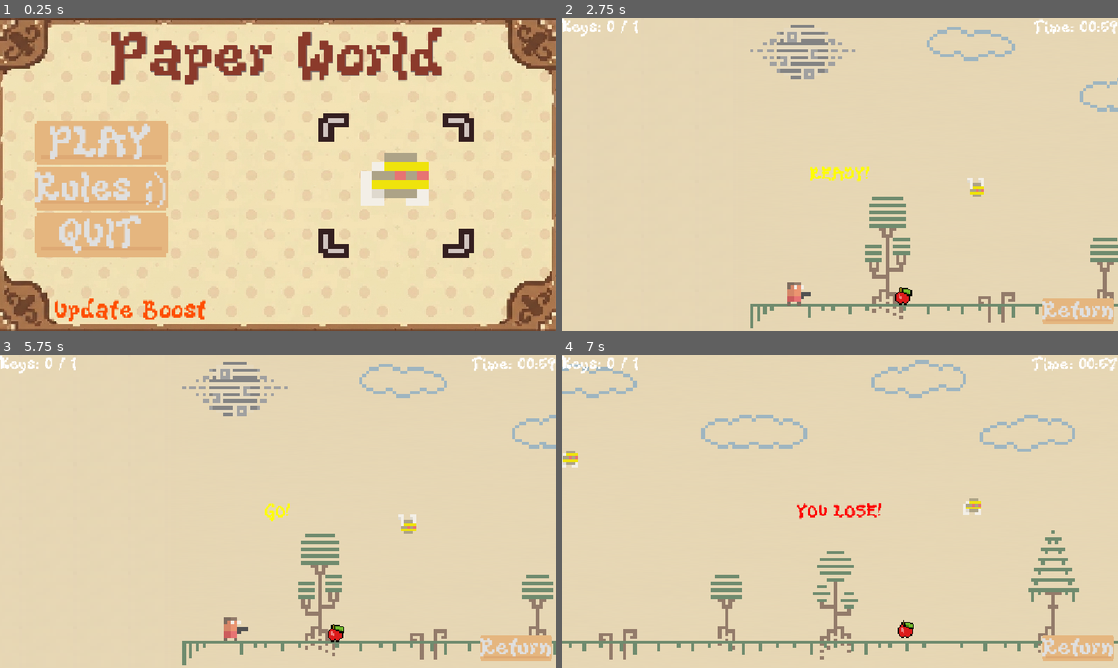
Above: before the commit, frames 1-4 (two rows, left to right).
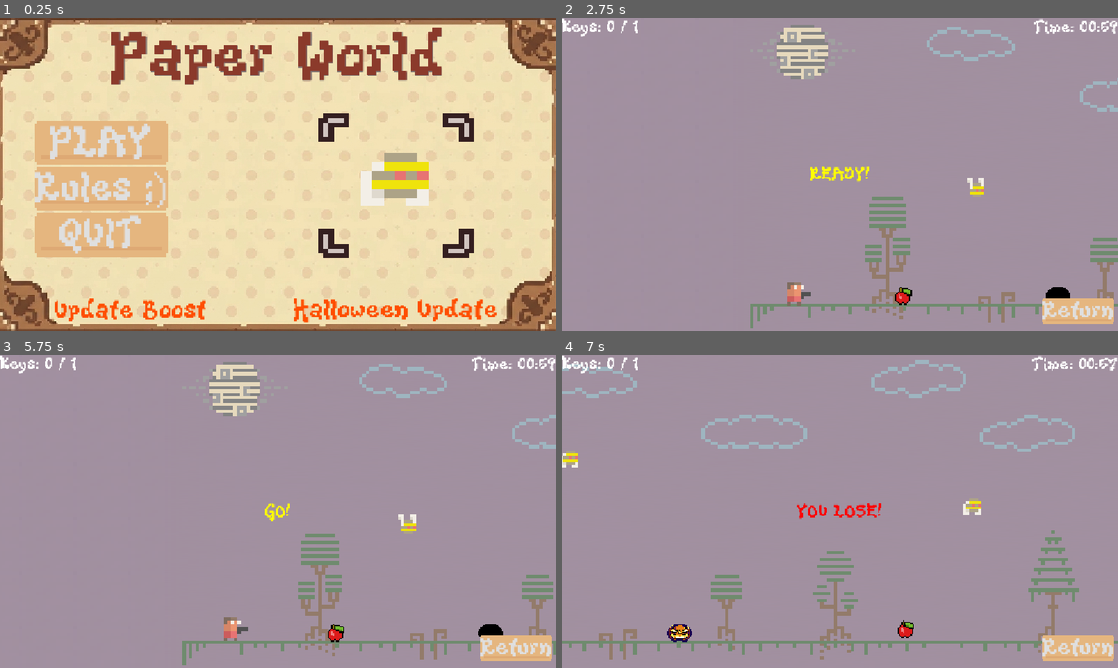
Above: after the commit, the same moments.

Repository: AhmedAlaa999/Paper-World
Game: Godot game, scene res://main_menu.tscn
Two runs of this game, one before a commit and one after it. Both use one fixed random seed, a clock stepped at 60 frames per second and the inputs below. Sound files missing from this copy of the repository are replaced by a short silence.
Inputs (mouse positions are in pixels of both pictures, inside the frame that each line leads up to):
- Up to frame 1 (0.25 s): no input
- Up to frame 2 (2.75 s): click "PLAY" at 0.5 s; click "Return" at 1.25 s; click "PLAY" at 2 s
- Up to frame 3 (5.75 s): tap Enter at 2.75, 4.25 s; move the mouse to (400, 495) at 2.77 s; hold Right (move_right) 2.78-4.28 s; tap Alt at 2.85, 4.35 s; click (400, 495) at 2.92 s; tap Space (jump) at 3.02, 3.5, 3.77, 5, 5.27 s; move the mouse to (166, 527) at 3.52 s; tap Shift at 3.6, 5.1 s; move the mouse to (333, 442) at 4.27 s; hold Left (move_left) 4.28-5.03 s; move the mouse to (250, 574) at 5.02 s; hold Right (move_right) from 5.03 s (still down); click (250, 574) at 5.17 s
- Up to frame 4 (7 s): move the mouse to (1006, 558) at 5.77 s; tap Alt at 5.85 s; tap Space (jump) at 6.02, 6.77 s; move the mouse to (673, 464) at 6.52 s; release Right (move_right) at 6.53 s; hold Left (move_left) from 6.53 s (still down); tap Shift at 6.6 s

The runs differ from the first frame. In frame 1, 1.0% of the frame differs, in the area x 52-90%, y 89-98%; in frame 2, 94%; in frame 3, 94%, in the area x 0-100%, y 0-100%; in frame 4, 93%.

Commit message:
Halloween Update

Diff:
--- /dev/null
+++ b/Halo.tscn
@@ -0,0 +1,209 @@
+[gd_scene format=3 uid="uid://rgmhaj5hrt7"]
+
+[ext_resource type="Texture2D" uid="uid://jt13xylfjpyw" path="res://Halloween Special Effects/Halloween VFX 1.png" id="1_yadg7"]
+
+[sub_resource type="AtlasTexture" id="AtlasTexture_jqktr"]
+atlas = ExtResource("1_yadg7")
+region = Rect2(0, 0, 48, 48)
+
+[sub_resource type="AtlasTexture" id="AtlasTexture_qsuek"]
+atlas = ExtResource("1_yadg7")
+region = Rect2(48, 0, 48, 48)
+
+[sub_resource type="AtlasTexture" id="AtlasTexture_gnpwn"]
+atlas = ExtResource("1_yadg7")
+region = Rect2(96, 0, 48, 48)
+
+[sub_resource type="AtlasTexture" id="AtlasTexture_a6q8h"]
+atlas = ExtResource("1_yadg7")
+region = Rect2(144, 0, 48, 48)
+
+[sub_resource type="AtlasTexture" id="AtlasTexture_yuu6l"]
+atlas = ExtResource("1_yadg7")
+region = Rect2(192, 0, 48, 48)
+
+[sub_resource type="AtlasTexture" id="AtlasTexture_cmb77"]
+atlas = ExtResource("1_yadg7")
+region = Rect2(240, 0, 48, 48)
+
+[sub_resource type="AtlasTexture" id="AtlasTexture_nu3ea"]
+atlas = ExtResource("1_yadg7")
+region = Rect2(288, 0, 48, 48)
+
+[sub_resource type="AtlasTexture" id="AtlasTexture_13mkg"]
+atlas = ExtResource("1_yadg7")
+region = Rect2(336, 0, 48, 48)
+
+[sub_resource type="AtlasTexture" id="AtlasTexture_inn0m"]
+atlas = ExtResource("1_yadg7")
+region = Rect2(384, 0, 48, 48)
+
+[sub_resource type="AtlasTexture" id="AtlasTexture_2djnv"]
+atlas = ExtResource("1_yadg7")
+region = Rect2(432, 0, 48, 48)
+
+[sub_resource type="AtlasTexture" id="AtlasTexture_i0q31"]
+atlas = ExtResource("1_yadg7")
+region = Rect2(480, 0, 48, 48)
+
+[sub_resource type="AtlasTexture" id="AtlasTexture_jdl81"]
+atlas = ExtResource("1_yadg7")
+region = Rect2(528, 0, 48, 48)
+
+[sub_resource type="AtlasTexture" id="AtlasTexture_2ug1u"]
+atlas = ExtResource("1_yadg7")
+region = Rect2(576, 0, 48, 48)
+
+[sub_resource type="AtlasTexture" id="AtlasTexture_4mt6y"]
+atlas = ExtResource("1_yadg7")
+region = Rect2(624, 0, 48, 48)
+
+[sub_resource type="AtlasTexture" id="AtlasTexture_4lehd"]
+atlas = ExtResource("1_yadg7")
+region = Rect2(672, 0, 48, 48)
+
+[sub_resource type="AtlasTexture" id="AtlasTexture_nm4uk"]
+atlas = ExtResource("1_yadg7")
+region = Rect2(720, 0, 48, 48)
+
+[sub_resource type="AtlasTexture" id="AtlasTexture_kj355"]
+atlas = ExtResource("1_yadg7")
+region = Rect2(768, 0, 48, 48)
+
+[sub_resource type="AtlasTexture" id="AtlasTexture_qava1"]
+atlas = ExtResource("1_yadg7")
+region = Rect2(816, 0, 48, 48)
+
+[sub_resource type="AtlasTexture" id="AtlasTexture_54yj5"]
+atlas = ExtResource("1_yadg7")
+region = Rect2(864, 0, 48, 48)
+
+[sub_resource type="AtlasTexture" id="AtlasTexture_7jmgo"]
+atlas = ExtResource("1_yadg7")
+region = Rect2(912, 0, 48, 48)
+
+[sub_resource type="AtlasTexture" id="AtlasTexture_4y8dy"]
+atlas = ExtResource("1_yadg7")
+region = Rect2(960, 0, 48, 48)
+
+[sub_resource type="AtlasTexture" id="AtlasTexture_qwe5q"]
+atlas = ExtResource("1_yadg7")
+region = Rect2(1008, 0, 48, 48)
+
+[sub_resource type="AtlasTexture" id="AtlasTexture_y73wq"]
+atlas = ExtResource("1_yadg7")
+region = Rect2(1056, 0, 48, 48)
+
+[sub_resource type="AtlasTexture" id="AtlasTexture_rodxr"]
+atlas = ExtResource("1_yadg7")
+region = Rect2(1104, 0, 48, 48)
+
+[sub_resource type="AtlasTexture" id="AtlasTexture_vn5n8"]
+atlas = ExtResource("1_yadg7")
+region = Rect2(1152, 0, 48, 48)
+
+[sub_resource type="AtlasTexture" id="AtlasTexture_tnaxv"]
+atlas = ExtResource("1_yadg7")
+region = Rect2(1200, 0, 48, 48)
+
+[sub_resource type="AtlasTexture" id="AtlasTexture_aidan"]
+atlas = ExtResource("1_yadg7")
+region = Rect2(1248, 0, 48, 48)
+
+[sub_resource type="SpriteFrames" id="SpriteFrames_dv7cx"]
+animations = [{
+"frames": [{
+"duration": 1.0,
+"texture": SubResource("AtlasTexture_jqktr")
+}, {
+"duration": 1.0,
+"texture": SubResource("AtlasTexture_qsuek")
+}, {
+"duration": 1.0,
+"texture": SubResource("AtlasTexture_gnpwn")
+}, {
+"duration": 1.0,
+"texture": SubResource("AtlasTexture_a6q8h")
+}, {
+"duration": 1.0,
+"texture": SubResource("AtlasTexture_yuu6l")
+}, {
+"duration": 1.0,
+"texture": SubResource("AtlasTexture_cmb77")
+}, {
+"duration": 1.0,
+"texture": SubResource("AtlasTexture_nu3ea")
+}, {
+"duration": 1.0,
+"texture": SubResource("AtlasTexture_13mkg")
+}, {
+"duration": 1.0,
+"texture": SubResource("AtlasTexture_inn0m")
+}, {
+"duration": 1.0,
+"texture": SubResource("AtlasTexture_2djnv")
+}, {
+"duration": 1.0,
+"texture": SubResource("AtlasTexture_i0q31")
+}, {
+"duration": 1.0,
+"texture": SubResource("AtlasTexture_jdl81")
+}, {
+"duration": 1.0,
+"texture": SubResource("AtlasTexture_2ug1u")
+}, {
+"duration": 1.0,
+"texture": SubResource("AtlasTexture_4mt6y")
+}, {
+"duration": 1.0,
+"texture": SubResource("AtlasTexture_4lehd")
+}, {
+"duration": 1.0,
+"texture": SubResource("AtlasTexture_nm4uk")
+}, {
+"duration": 1.0,
+"texture": SubResource("AtlasTexture_kj355")
+}, {
+"duration": 1.0,
+"texture": SubResource("AtlasTexture_qava1")
+}, {
+"duration": 1.0,
+"texture": SubResource("AtlasTexture_54yj5")
+}, {
+"duration": 1.0,
+"texture": SubResource("AtlasTexture_7jmgo")
+}, {
+"duration": 1.0,
+"texture": SubResource("AtlasTexture_4y8dy")
+}, {
+"duration": 1.0,
+"texture": SubResource("AtlasTexture_qwe5q")
+}, {
+"duration": 1.0,
+"texture": SubResource("AtlasTexture_y73wq")
+}, {
+"duration": 1.0,
+"texture": SubResource("AtlasTexture_rodxr")
+}, {
+"duration": 1.0,
+"texture": SubResource("AtlasTexture_vn5n8")
+}, {
+"duration": 1.0,
+"texture": SubResource("AtlasTexture_tnaxv")
+}, {
+"duration": 1.0,
+"texture": SubResource("AtlasTexture_aidan")
+}],
+"loop": 1,
+"name": &"default",
+"speed": 10.0
+}]
+
+[node name="CharacterBody2D" type="CharacterBody2D" unique_id=740287849]
+
+[node name="AnimatedSprite2D" type="AnimatedSprite2D" parent="." unique_id=276485435]
+position = Vector2(39.75, -1.0000017)
+scale = Vector2(0.17708336, 0.1666667)
+sprite_frames = SubResource("SpriteFrames_dv7cx")
+autoplay = "default"
+frame_progress = 0.26008916
--- a/main_game.tscn
+++ b/main_game.tscn
@@ -9,9 +9,9 @@
 [ext_resource type="Texture2D" uid="uid://cmf0h35eyxrqm" path="res://Paper-Pixels-8x8/Tiles-Copy-ezgif.com-crop (3).png" id="5_f52ns"]
 [ext_resource type="PackedScene" uid="uid://dwm56l3ms8udh" path="res://movement_bee.tscn" id="7_f52ns"]
 [ext_resource type="PackedScene" uid="uid://dkh1rf6wpmfcg" path="res://small_boy.tscn" id="8_l5ukw"]
-[ext_resource type="AudioStream" uid="uid://bp2x5mmkft4qt" path="res://2014 07_ Clement Panchout_ Partycles OST_ Cheerful Title Screen.wav" id="9_4srsv"]
 [ext_resource type="Script" uid="uid://dcwuag6xca8la" path="res://muis.gd" id="11_02kkc"]
 [ext_resource type="Script" uid="uid://llrbttnaqf8s" path="res://camera_2d.gd" id="11_vn0ol"]
+[ext_resource type="AudioStream" uid="uid://cj73qs5m46uhn" path="res://nastelbom-halloween-halloween-music-617003.mp3" id="12_wt57k"]
 [ext_resource type="FontFile" uid="uid://blial41h7twx" path="res://KiwiSoda.ttf" id="13_krmtw"]
 [ext_resource type="Script" uid="uid://cq23o3xuu1831" path="res://key_counter.gd" id="15_qpaub"]
 [ext_resource type="PackedScene" uid="uid://b637jdaxwrrw7" path="res://Keys.tscn" id="16_an1vu"]
@@ -22,6 +22,7 @@
 [ext_resource type="Script" uid="uid://svhfsb42q0dl" path="res://returnbutton.gd" id="18_wt57k"]
 [ext_resource type="Script" uid="uid://ceqtbq56vollo" path="res://ready_label.gd" id="21_vn0ol"]
 [ext_resource type="PackedScene" uid="uid://dwhyna7jdf4xi" path="res://apple.tscn" id="22_vn0ol"]
+[ext_resource type="PackedScene" uid="uid://rgmhaj5hrt7" path="res://Halo.tscn" id="23_wt57k"]
 
 [sub_resource type="TileSetAtlasSource" id="TileSetAtlasSource_4srsv"]
 texture = ExtResource("1_yx7mw")
@@ -7946,6 +7947,13 @@
 scale = Vector2(0.8229664, 0.13602552)
 texture = ExtResource("1_yx7mw")
 
+[node name="ColorRect" type="ColorRect" parent="." unique_id=2005129994]
+offset_left = -286.0
+offset_top = -135.0
+offset_right = 1664.0
+offset_bottom = 48.0
+color = Color(0.08235294, 0, 0.46666667, 0.32941177)
+
 [node name="Wind" type="Sprite2D" parent="." unique_id=491286972]
 position = Vector2(-19.999998, -56)
 scale = Vector2(0.7777778, 0.75)
@@ -8021,7 +8029,7 @@
 script = ExtResource("11_vn0ol")
 
 [node name="Muis" type="AudioStreamPlayer" parent="." unique_id=1714293015]
-stream = ExtResource("9_4srsv")
+stream = ExtResource("12_wt57k")
 autoplay = true
 script = ExtResource("11_02kkc")
 
@@ -8108,3 +8116,15 @@
 
 [node name="Apple4" parent="." unique_id=373680188 instance=ExtResource("22_vn0ol")]
 position = Vector2(568, -24)
+
+[node name="CharacterBody2D" parent="." unique_id=740287849 instance=ExtResource("23_wt57k")]
+position = Vector2(51, -29)
+
+[node name="CharacterBody2D2" parent="." unique_id=909911604 instance=ExtResource("23_wt57k")]
+position = Vector2(445, -29)
+
+[node name="CharacterBody2D3" parent="." unique_id=1887583229 instance=ExtResource("23_wt57k")]
+position = Vector2(816, -29)
+
+[node name="CharacterBody2D4" parent="." unique_id=1475257489 instance=ExtResource("23_wt57k")]
+position = Vector2(1150, -29)
--- a/main_menu.tscn
+++ b/main_menu.tscn
@@ -145,6 +145,17 @@
 stream = ExtResource("11_0k4wn")
 volume_db = 7.776
 
+[node name="Halloween Update" type="Label" parent="." unique_id=1083068163]
+layout_mode = 0
+offset_left = 609.0
+offset_top = 575.0
+offset_right = 1033.0
+offset_bottom = 635.0
+theme_override_colors/font_color = Color(1, 0.30588236, 0, 1)
+theme_override_fonts/font = ExtResource("2_7vrkn")
+theme_override_font_sizes/font_size = 59
+text = "Halloween Update"
+
 [node name="Update Boost" type="Label" parent="." unique_id=684725853]
 layout_mode = 0
 offset_left = 113.0
Binary file added: Halloween Special Effects/Halloween VFX 1.png
Not shown, added: Halloween Special Effects/Halloween VFX 1.png.import
Binary file added: Halloween Special Effects/Halloween VFX 2.png
Not shown, added: Halloween Special Effects/Halloween VFX 2.png.import
Binary file added: Halloween Special Effects/Halloween VFX 3.png
Not shown, added: Halloween Special Effects/Halloween VFX 3.png.import
Binary file added: Halloween Special Effects/Halloween VFX 4.png
Not shown, added: Halloween Special Effects/Halloween VFX 4.png.import
Binary file added: Halloween Special Effects/Halloween VFX 5.png
Not shown, added: Halloween Special Effects/Halloween VFX 5.png.import
Not shown, added: nastelbom-halloween-halloween-music-617003.mp3.import
Not shown, added: nastelbom-halloween-halloween-music-617003.mp3
